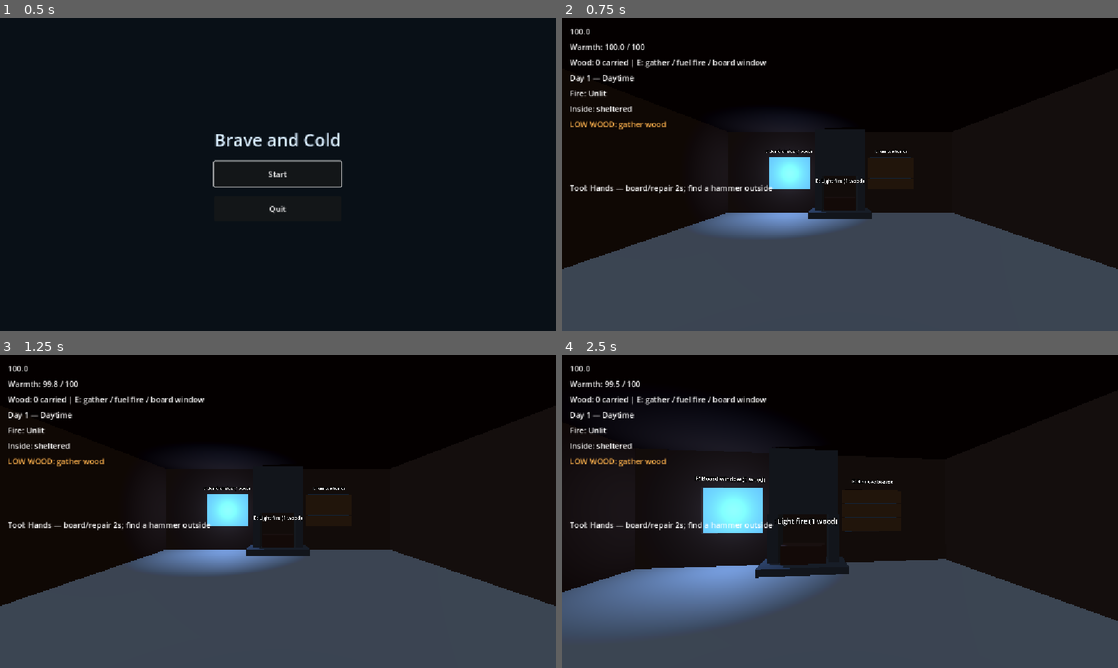
Above: before the commit, frames 1-4 (two rows, left to right).
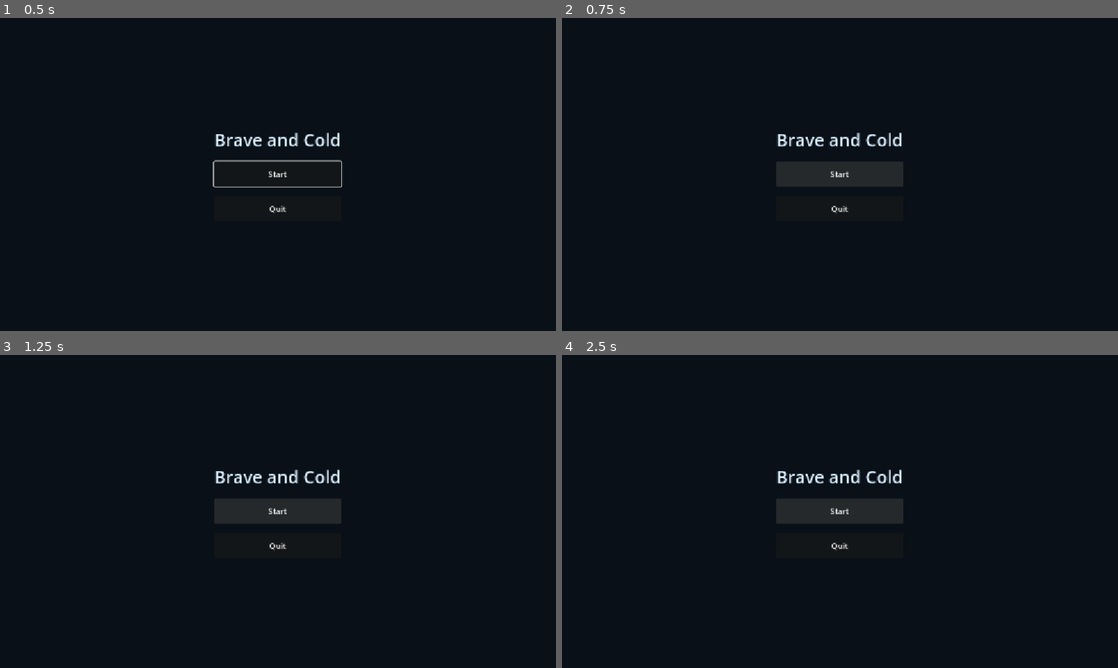
Above: after the commit, the same moments.

Repository: EarthDeparture/brave_and_cold
Game: Godot game, scene res://scenes/main_menu.tscn
The game is run twice, just before and just after one commit, with the same random seed, the same clock (stepped at 60 frames per second) and the same inputs.
Inputs (mouse positions are in pixels of both pictures, inside the frame that each line leads up to):
- Up to frame 1 (0.5 s): no input
- Up to frame 2 (0.75 s): click "Start" at 0.5 s
- Up to frame 3 (1.25 s): no input
- Up to frame 4 (2.5 s): click (840, 511) at 1.25 s, where only the run after the commit has a clickable "Start"; tap Enter at 2 s; move the mouse to (867, 511) at 2.02 s; hold W (move_up) from 2.03 s (still down); hold E (interact) from 2.03 s (still down); click (867, 511) at 2.17 s

Frame 1 is identical in both runs. In frame 2, 36% of the frame differs, in the area x 0-100%, y 3-100%; in frame 3, 36%; in frame 4, 34%.

Commit message:
agent(707f4543): **[code] Snow/rock terrain shading** — Simple `ShaderMaterial` or `StandardMater

Diff:
--- a/brave-and-cold/scenes/main.tscn
+++ b/brave-and-cold/scenes/main.tscn
@@ -30,8 +30,22 @@
 ambient_light_color = Color(0.7, 0.8, 1, 1)
 ambient_light_energy = 0.12
 
+[ext_resource type="Shader" path="res://shaders/terrain_snow_rock.gdshader" id="11_terrain_shader"]
+
+[sub_resource type="ShaderMaterial" id="TerrainMaterial"]
+shader = ExtResource("11_terrain_shader")
+shader_parameter/snow_color = Color(0.92, 0.94, 0.98, 1)
+shader_parameter/rock_color = Color(0.28, 0.26, 0.24, 1)
+shader_parameter/snow_roughness = 0.25
+shader_parameter/rock_roughness = 0.85
+shader_parameter/slope_threshold = 0.7
+shader_parameter/slope_blend_width = 0.15
+shader_parameter/snow_line_height = 0.0
+shader_parameter/height_blend_width = 1.5
+
 [sub_resource type="PlaneMesh" id="GroundMesh"]
 size = Vector2(100, 100)
+material = SubResource("TerrainMaterial")
 
 [sub_resource type="BoxShape3D" id="GroundShape"]
 size = Vector3(100, 1, 100)
--- /dev/null
+++ b/brave-and-cold/shaders/terrain_snow_rock.gdshader
@@ -0,0 +1,33 @@
+shader_type spatial;
+render_mode cull_back, diffuse_burley, specular_schlick_ggx;
+
+// Slope/height-based snow-rock blend for cold open-world terrain.
+uniform vec4 snow_color : source_color = vec4(0.92, 0.94, 0.98, 1.0);
+uniform vec4 rock_color : source_color = vec4(0.28, 0.26, 0.24, 1.0);
+uniform float snow_roughness : hint_range(0.0, 1.0) = 0.25;
+uniform float rock_roughness : hint_range(0.0, 1.0) = 0.85;
+
+// Slopes steeper than this (in world-normal.y terms) are bare rock.
+uniform float slope_threshold : hint_range(0.0, 1.0) = 0.7;
+uniform float slope_blend_width : hint_range(0.001, 0.5) = 0.15;
+
+// Below this world-space height, even flat ground shows rock.
+uniform float snow_line_height = 0.0;
+uniform float height_blend_width : hint_range(0.01, 5.0) = 1.5;
+
+varying vec3 world_normal;
+varying vec3 world_pos;
+
+void vertex() {
+	world_normal = normalize((MODEL_MATRIX * vec4(NORMAL, 0.0)).xyz);
+	world_pos = (MODEL_MATRIX * vec4(VERTEX, 1.0)).xyz;
+}
+
+void fragment() {
+	float slope_factor = smoothstep(slope_threshold - slope_blend_width, slope_threshold + slope_blend_width, world_normal.y);
+	float height_factor = smoothstep(snow_line_height - height_blend_width, snow_line_height + height_blend_width, world_pos.y);
+	float snow_amount = clamp(slope_factor * 0.5 + height_factor * 0.5 + slope_factor * height_factor * 0.5, 0.0, 1.0);
+
+	ALBEDO = mix(rock_color.rgb, snow_color.rgb, snow_amount);
+	ROUGHNESS = mix(rock_roughness, snow_roughness, snow_amount);
+}
Not shown: 1 places in brave-and-cold/scenes/main.tscn that only renumber resources
